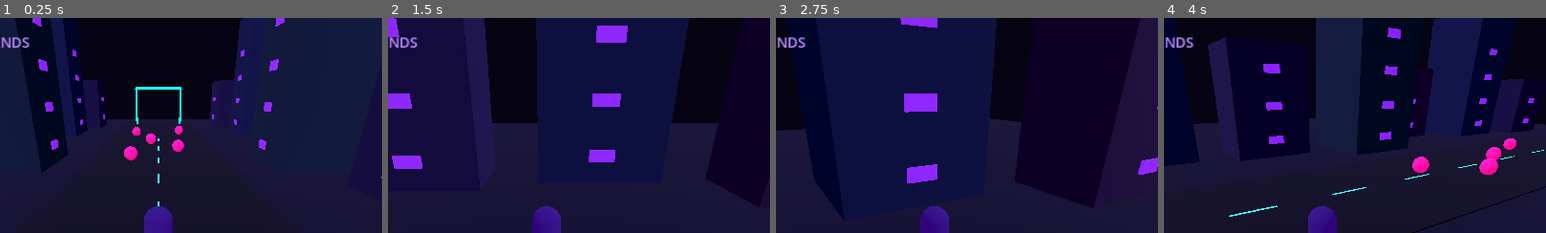
Above: before the commit, frames 1-4 (left to right).
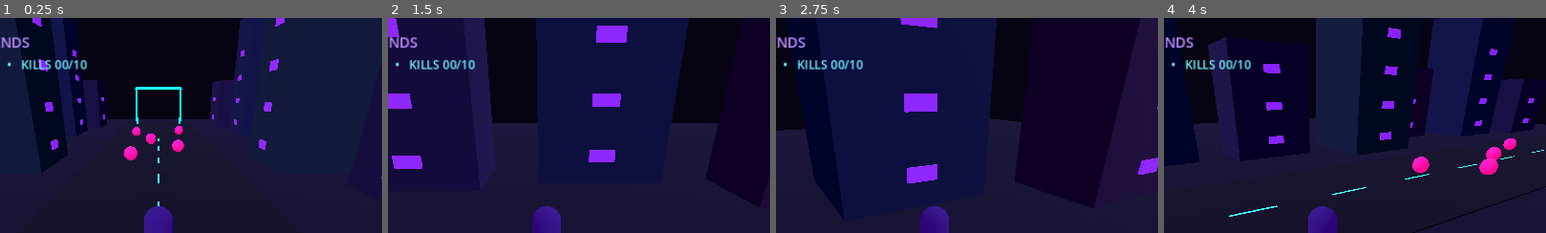
Above: after the commit, the same moments.

Repository: ajan-core/NEXUS-ZERO
Game: Godot game, scene res://main.tscn
The game is run twice, just before and just after one commit, with the same random seed, the same clock (stepped at 60 frames per second) and the same inputs.
Inputs (mouse positions are % of the whole screen's width and height, from its top left):
- Up to frame 1 (0.25 s): no input
- Up to frame 2 (1.5 s): tap Enter at 0.5 s; move the mouse to (72, 45) at 0.52 s; hold D (move_right) 0.53-1.25 s; tap F (attack) at 0.6 s; click (72, 45) at 0.67 s; tap Space (jump) at 0.77 s; drag from (30, 55) to (45, 70) at 1.27 s
- Up to frame 3 (2.75 s): move the mouse to (60, 28) at 2.02 s; hold D (move_right) from 2.03 s (still down); tap F (attack) at 2.1 s
- Up to frame 4 (4 s): release D (move_right) at 2.75 s; drag from (45, 70) to (20, 35) at 2.77 s; tap Space (jump) at 3.5, 3.77 s; move the mouse to (80, 65) at 3.52 s; hold A (move_left) from 3.53 s (still down); tap F (attack) at 3.6 s
The pictures show only the part of the screen within x 29-79%, y 0-50%; the shares and areas given below are measured in that part.

The runs differ from the first frame. In frame 1, 0.5% of the frame differs, in the area x 2-23%, y 19-24%; in frame 2, 0.5%; in frame 3, 0.5%; in frame 4, 0.5%.

Commit message:
Add enemy damage and a 10-kill starter mission

Diff:
--- a/SHADOW_CITY/godot/main.gd
+++ b/SHADOW_CITY/godot/main.gd
@@ -12,6 +12,9 @@
 var level := 1
 var enemies: Array[Node3D] = []
 var attack_cooldown := 0.0
+var enemy_damage_cooldown := 0.0
+var kills := 0
+const MISSION_KILLS := 10
 var touch_move := Vector2.ZERO
 var hud_label: Label
 var hp_bar: ProgressBar
@@ -217,7 +220,7 @@
 
 func _refresh_hud() -> void:
     if is_instance_valid(hud_label):
-        hud_label.text = "LEVEL %02d   •   XP %03d   •   SHARDS %03d" % [level, xp, xp / 5]
+        hud_label.text = "LEVEL %02d   •   XP %03d   •   SHARDS %03d   •   KILLS %02d/%02d" % [level, xp, xp / 5, kills, MISSION_KILLS]
     if is_instance_valid(hp_bar):
         hp_bar.value = health
 
@@ -237,6 +240,7 @@
     if not is_instance_valid(hero):
         return
     attack_cooldown = maxf(0.0, attack_cooldown - delta)
+    enemy_damage_cooldown = maxf(0.0, enemy_damage_cooldown - delta)
     var input_vec := Input.get_vector("move_left", "move_right", "move_forward", "move_back")
     var basis := Basis(Vector3.UP, yaw)
     var direction := basis * Vector3(input_vec.x, 0, input_vec.y)
@@ -287,6 +291,12 @@
         to_hero.y = 0
         if to_hero.length() > 1.6:
             enemy.global_position += to_hero.normalized() * delta * 1.4
+        elif enemy_damage_cooldown <= 0.0:
+            health = maxi(0, health - 8)
+            enemy_damage_cooldown = 0.8
+            _refresh_hud()
+            if health <= 0:
+                _respawn_hero()
 
 func _attack() -> void:
     attack_cooldown = 0.45
@@ -301,12 +311,16 @@
     if is_instance_valid(target):
         enemies.erase(target)
         target.queue_free()
+        kills += 1
         xp += 15
         if xp >= level * 60:
             level += 1
             health = mini(100, health + 20)
         _refresh_hud()
-        _spawn_enemies(1)
+        if kills >= MISSION_KILLS:
+            hud_label.text = "MISSION COMPLETE!  •  LEVEL %02d  •  XP %03d" % [level, xp]
+        else:
+            _spawn_enemies(1)
     else:
         # Keep an energy-pulse visual even when no enemy is close enough.
         var pulse := MeshInstance3D.new()
@@ -323,3 +337,9 @@
 func _remove_pulse(pulse: Node) -> void:
     if is_instance_valid(pulse):
         pulse.queue_free()
+
+func _respawn_hero() -> void:
+    health = 100
+    hero.global_position = Vector3(0, 1.2, 12)
+    hero.velocity = Vector3.ZERO
+    _refresh_hud()
